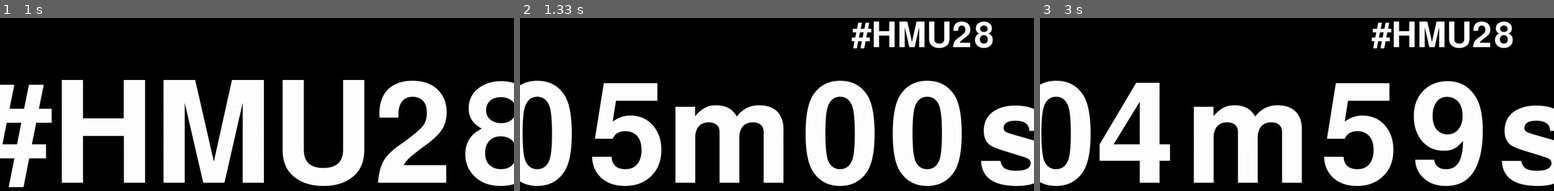
Above: before the commit, frames 1-3 (left to right).
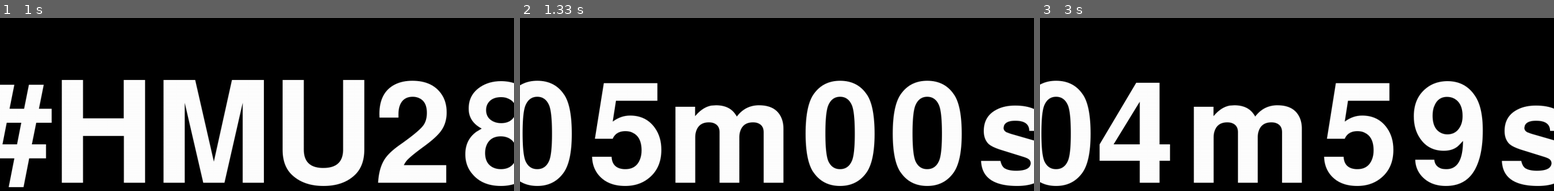
Above: after the commit, the same moments.

Repository: aaronfc/countdown
Game: pygame game, started from countdown/core-pygame.py
The game is run twice, just before and just after one commit, with the same random seed, the same clock (stepped at 60 frames per second) and the same inputs. The source is Python 2; it was converted automatically to run under Python 3.
Inputs:
- Up to frame 1 (1 s): no input
- Up to frame 2 (1.33 s): no input
- Up to frame 3 (3 s): tap Space at 1.83 s; tap Enter at 2.17 s

Frame 1 is identical in both runs. In frame 2, 2.4% of the frame differs, in the area x 64-92%, y 1-18%; in frame 3, 2.4%.

Commit message:
Commenting out title

Diff:
--- a/countdown/core-pygame.py
+++ b/countdown/core-pygame.py
@@ -38,12 +38,12 @@
 
 def draw(background, counter):
     # Display title text
-    font = pygame.font.Font(None, 128)
-    text = font.render("#HMU28", 1, (255, 255, 255))
-    textpos = text.get_rect()
-    textpos.centerx = background.get_rect().width - textpos.width // 2 - 100
-    textpos.centery = 100
-    background.blit(text, textpos)
+    #font = pygame.font.Font(None, 128)
+    #text = font.render("#HMU28", 1, (255, 255, 255))
+    #textpos = text.get_rect()
+    #textpos.centerx = background.get_rect().width - textpos.width // 2 - 100
+    #textpos.centery = 100
+    #background.blit(text, textpos)
     # Display some text
     font = pygame.font.Font(None, 512)
     text = font.render(counter.text, 1, counter.color)
